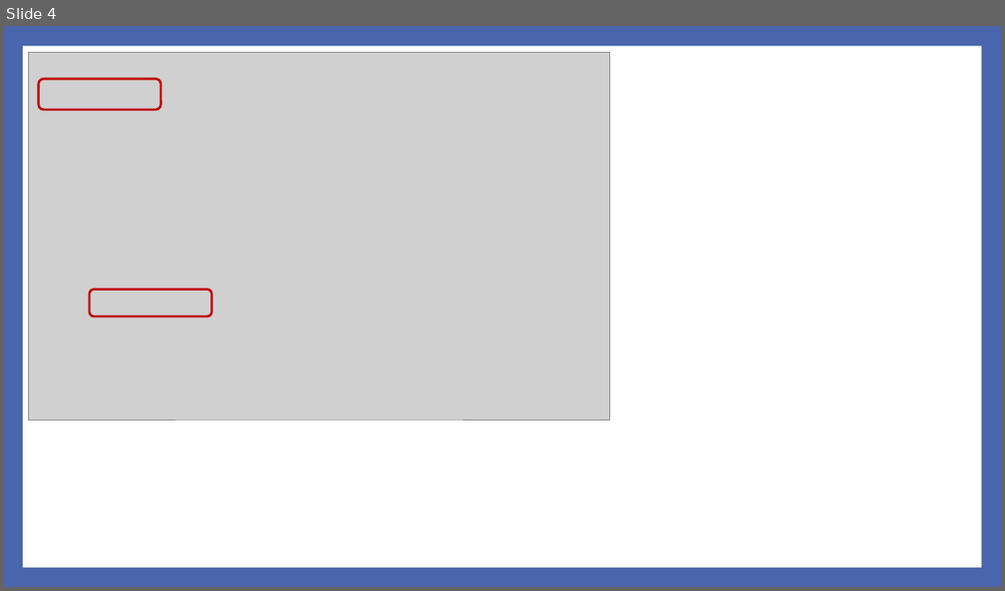
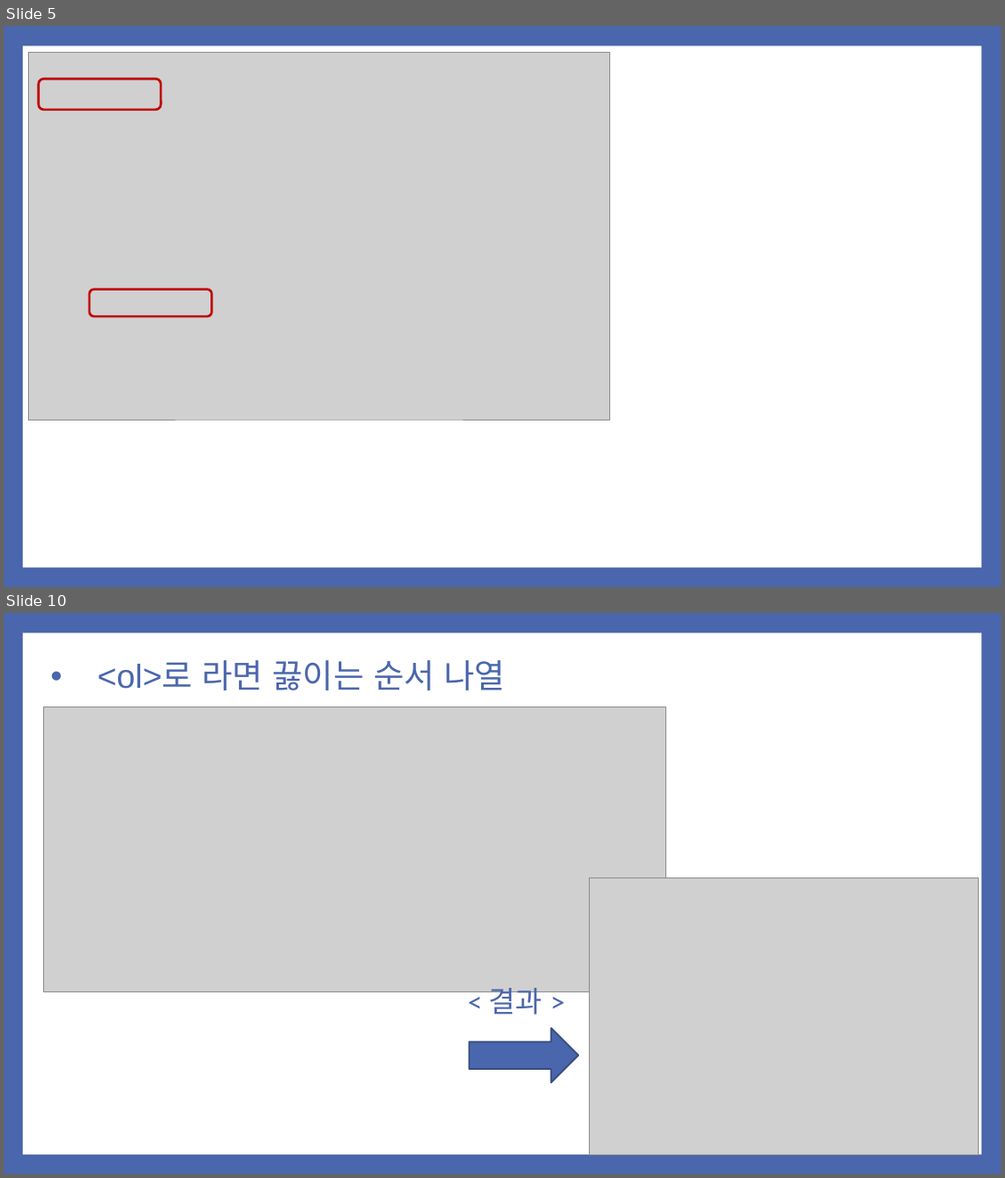
Before and after one commit to noheul1030/KOPO-HTML, a slide deck: 과제PPT/기업업무 1강.pptx. Shown one above the other, each under a label of ours: slide 4 before the commit, slides 5 and 10 after it; the slides between them are not shown. The pictures are 1005x591 and 1005x1178 pixels, drawn with LibreOffice and Linux fonts; fonts in the diff are those of the drawing; grey boxes stand for pictures. Boxes give left, top, right and bottom in pixels: in the first picture for what was removed or moved away, otherwise in the second. Text is boxed around its words. In the diff, an @@ line names an element or a change of style, - is before the commit and + after.

```diff
--- a/과제PPT/기업업무 1강.pptx
+++ b/과제PPT/기업업무 1강.pptx
@@ slide 10 added at (4, 613, 1001, 1174), background #4A66AC; not listed: 1 template element that a slide beside it also shows @@
@@ title added at (97, 660, 505, 690), 32 pt, text #4A66AC @@
+• <ol>로 라면 끓이는 순서 나열
@@ picture added at (43, 707, 665, 991) @@
@@ picture added at (589, 878, 979, 1155) @@
@@ text added at (489, 982, 542, 1014), 28 pt, text #4A66AC @@
+< 결과 >
@@ right arrow added at (469, 1028, 578, 1083), fill #4A66AC, outline #374B7F 1.5 pt @@
@@ what was slide 4 is now slide 5 @@
```
Also in this commit, not shown: 21 other slides added, 4 slides removed.
